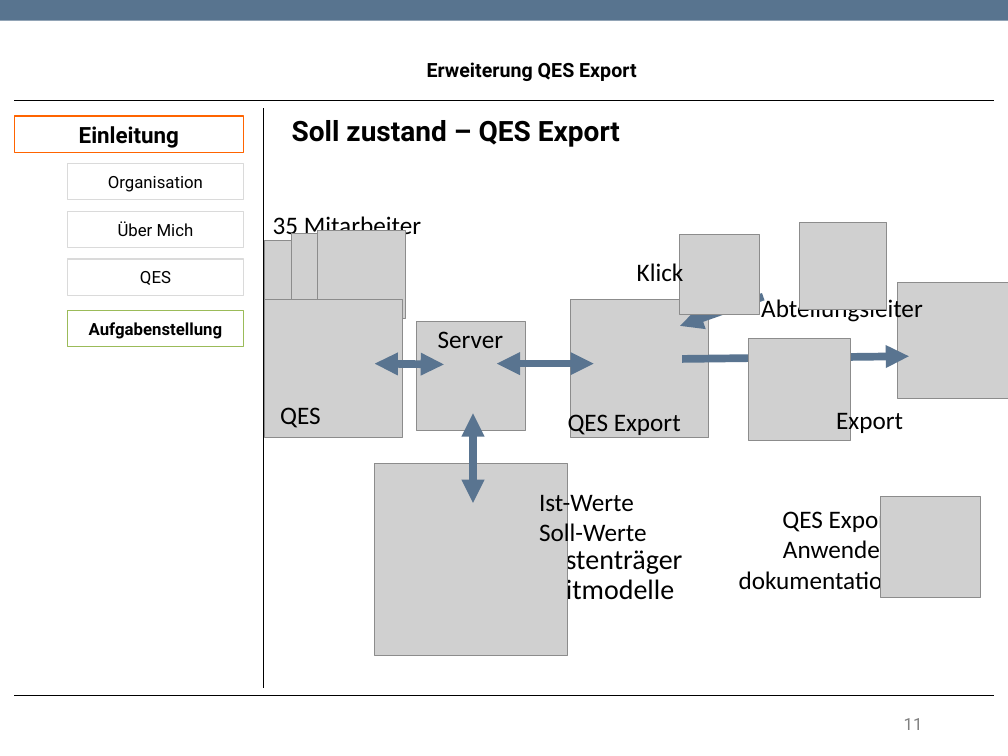
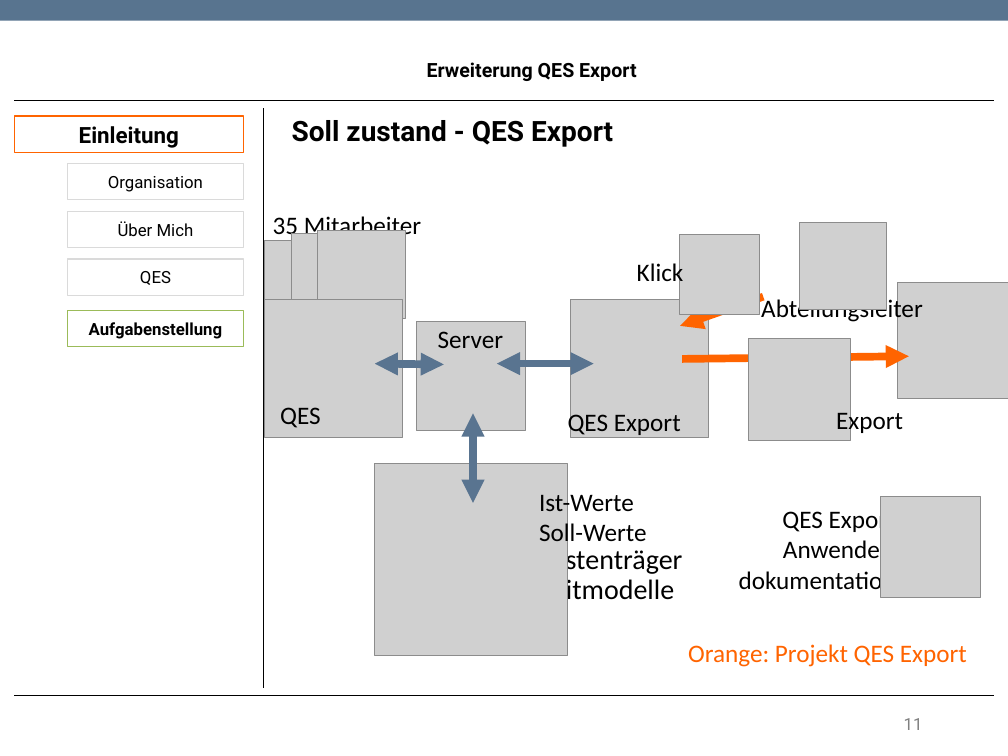
Before and after one commit to TwoHorus/dbExelExportLaravel, a slide deck: slide 11 of DOC/Fachgespraech.pptx. Drawn at 1008x756 pixels with LibreOffice and Linux fonts; fonts in the diff are those of the drawing; grey boxes stand for pictures; background and template pictures are left out. Boxes give left, top, right and bottom in pixels: in the first picture for what was removed or moved away, otherwise in the second. Text is boxed around its words. In the diff, an @@ line names an element or a change of style, - is before the commit and + after.

```diff
--- a/DOC/Fachgespraech.pptx
+++ b/DOC/Fachgespraech.pptx
@@ text at (x1=292, y1=120, x2=613, y2=147): text changed @@
-Soll zustand – QES Export
+Soll zustand - QES Export
@@ arrow (763, 296) - (680, 326): stroke #597490 5.5 pt to #FF6400 5.5 pt @@
@@ arrow (682, 359) - (909, 356): stroke #597490 5.5 pt to #FF6400 5.5 pt @@
@@ text added at (x1=688, y1=644, x2=967, y2=667), 18 pt, text #FF6400 @@
+Orange: Projekt QES Export
```
Also in this commit, not shown: 13 other slides changed.
